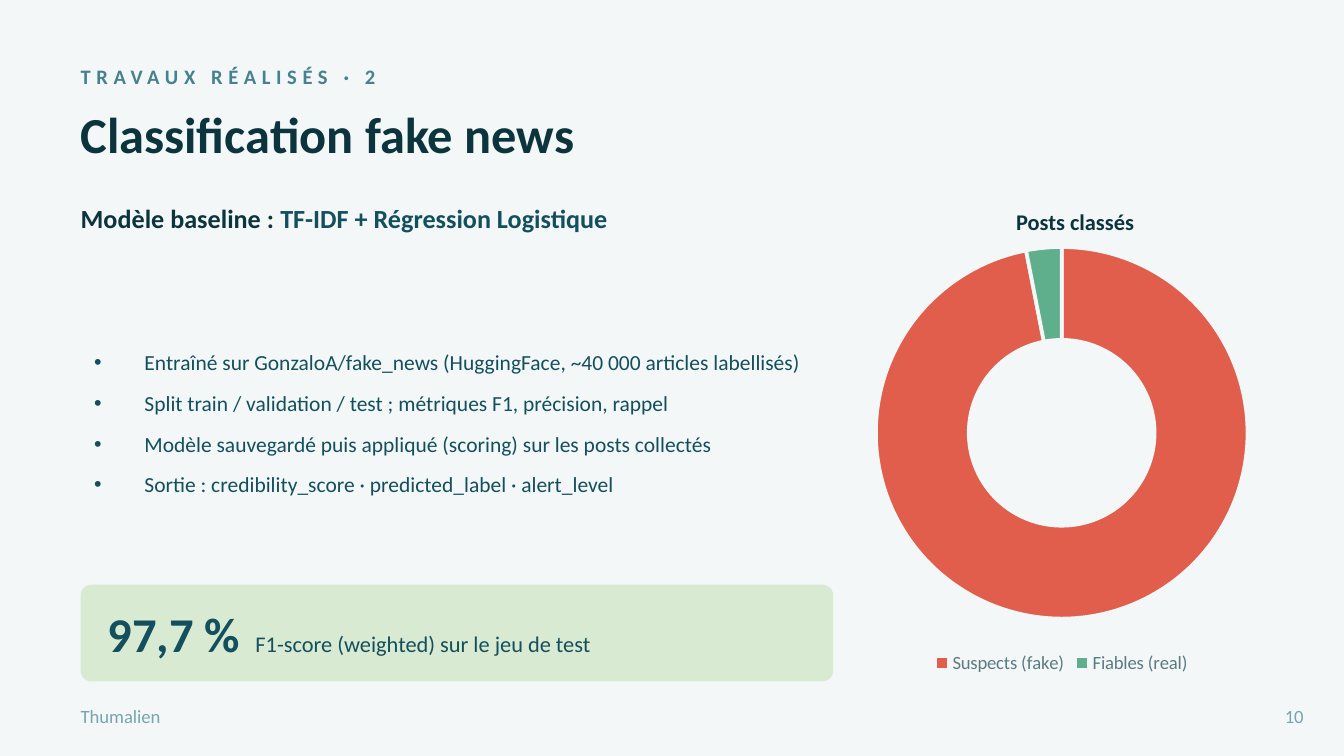
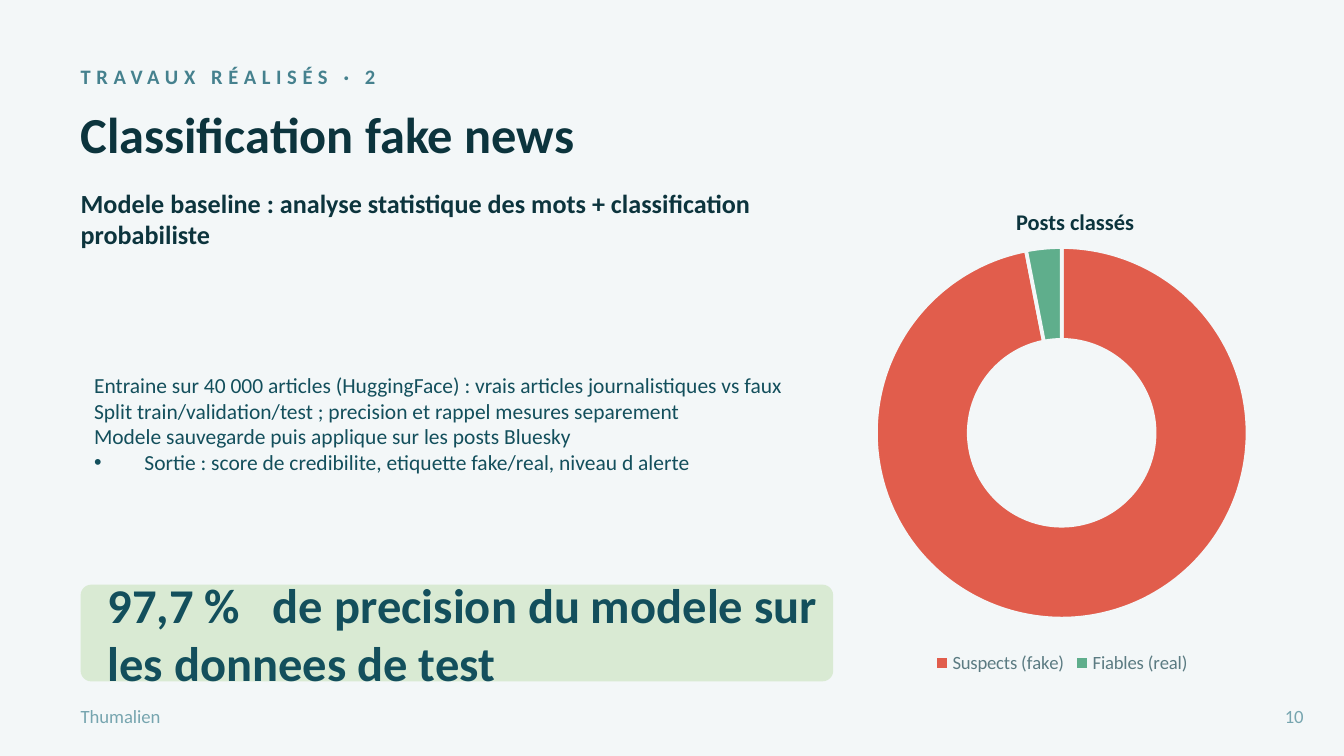
Before and after one commit to Atixu/Projet_Etude_M1_SDV, a slide deck: slide 11 of Thumalien_Soutenance_GreenIT.pptx. Drawn at 1344x756 pixels with LibreOffice and Linux fonts; fonts in the diff are those of the drawing. Boxes give left, top, right and bottom in pixels: in the first picture for what was removed or moved away, otherwise in the second. Text is boxed around its words. In the diff, an @@ line names an element or a change of style, - is before the commit and + after.

```diff
--- a/Thumalien_Soutenance_GreenIT.pptx
+++ b/Thumalien_Soutenance_GreenIT.pptx
@@ text at [81, 194, 750, 248]: text changed; text colour #134F5C to #0C343D @@
-Modèle baseline : TF-IDF + Régression Logistique
+Modele baseline : analyse statistique des mots + classification probabiliste
@@ text at [94, 377, 781, 474]: text changed @@
-• Entraîné sur GonzaloA/fake_news (HuggingFace, ~40 000 articles labellisés)
-• Split train / validation / test ; métriques F1, précision, rappel
-• Modèle sauvegardé puis appliqué (scoring) sur les posts collectés
-• Sortie : credibility_score · predicted_label · alert_level
+• Entraine sur 40 000 articles (HuggingFace) : vrais articles journalistiques vs faux
+  Split train/validation/test ; precision et rappel mesures separement
+  Modele sauvegarde puis applique sur les posts Bluesky
+  Sortie : score de credibilite, etiquette fake/real, niveau d alerte
@@ text at [107, 589, 817, 682]: text changed; size 12 to 26 pt; bold on @@
-97,7 % F1-score (weighted) sur le jeu de test
+97,7 % de precision du modele sur les donnees de test
```
Also in this commit, not shown: 6 other slides changed.
